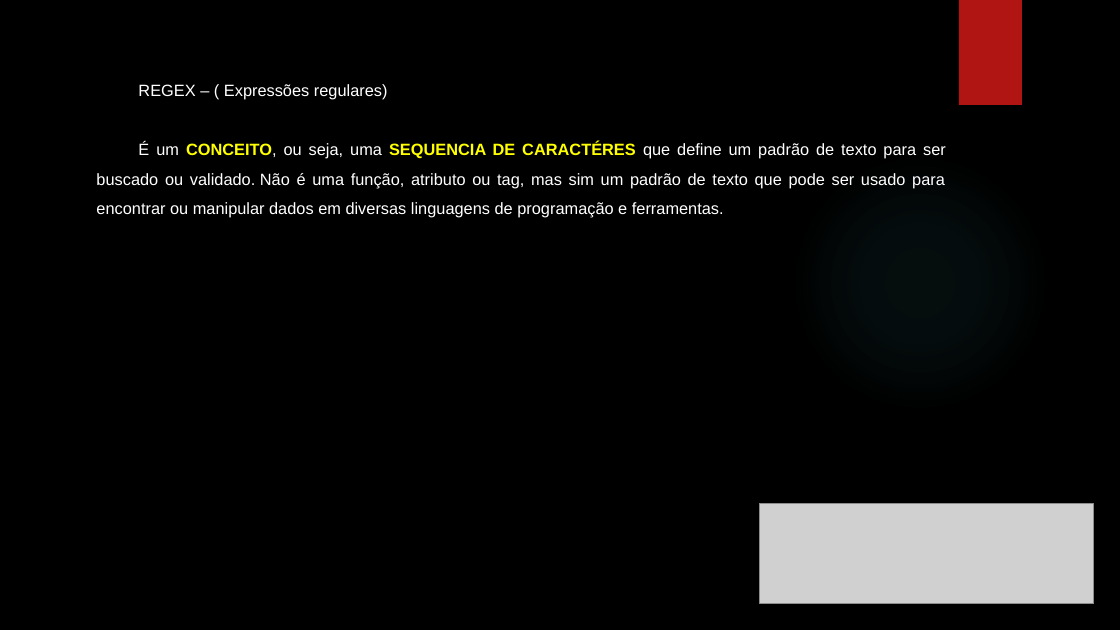
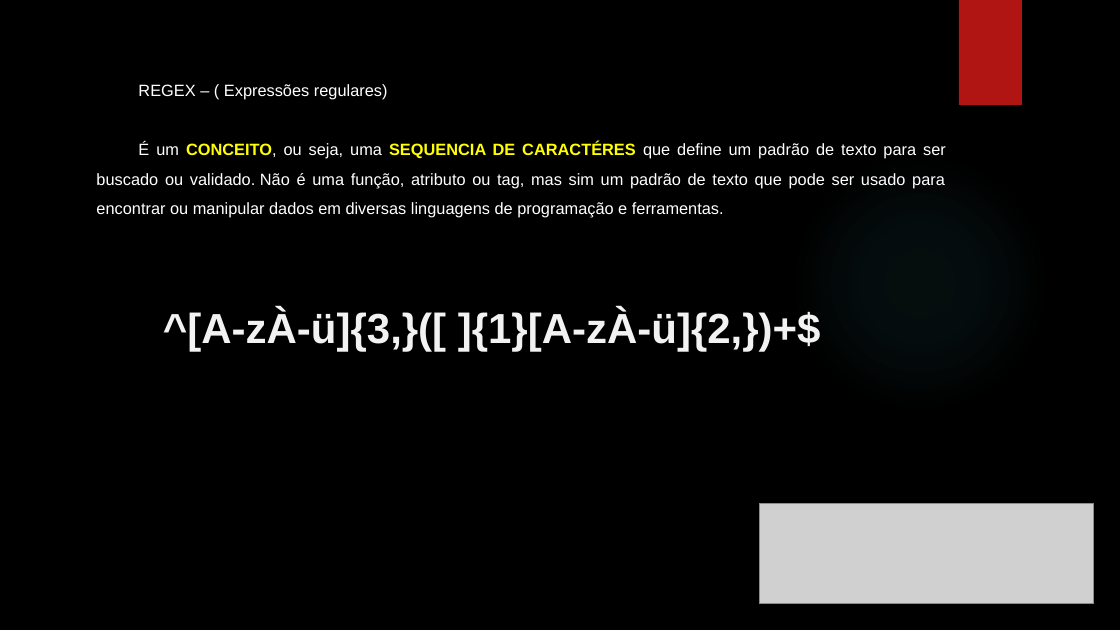
Before and after one commit to PedroHenriQdSouza/Trabalho-em-equipe-Regex, a slide deck: slide 2 of Regex.pptx. Drawn at 1120x630 pixels with LibreOffice and Linux fonts; fonts in the diff are those of the drawing; grey boxes stand for pictures; background and template pictures are left out. Boxes give left, top, right and bottom in pixels: in the first picture for what was removed or moved away, otherwise in the second. Text is boxed around its words. In the diff, an @@ line names an element or a change of style, - is before the commit and + after.

```diff
--- a/Regex.pptx
+++ b/Regex.pptx
@@ text added at box(163, 310, 821, 352), 36 pt, text #F2F2F2, bold @@
+^[A-zÀ-ü]{3,}([ ]{1}[A-zÀ-ü]{2,})+$
```
Also in this commit, not shown: 2 other slides changed.
